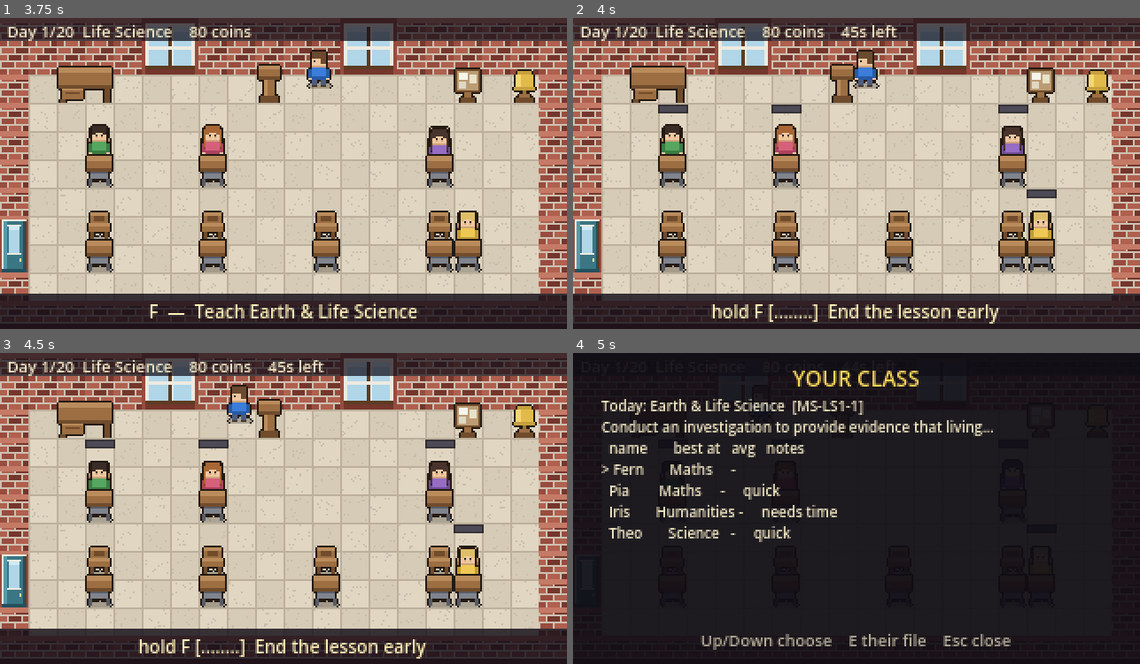
Above: before the commit, frames 1-4 (two rows, left to right).
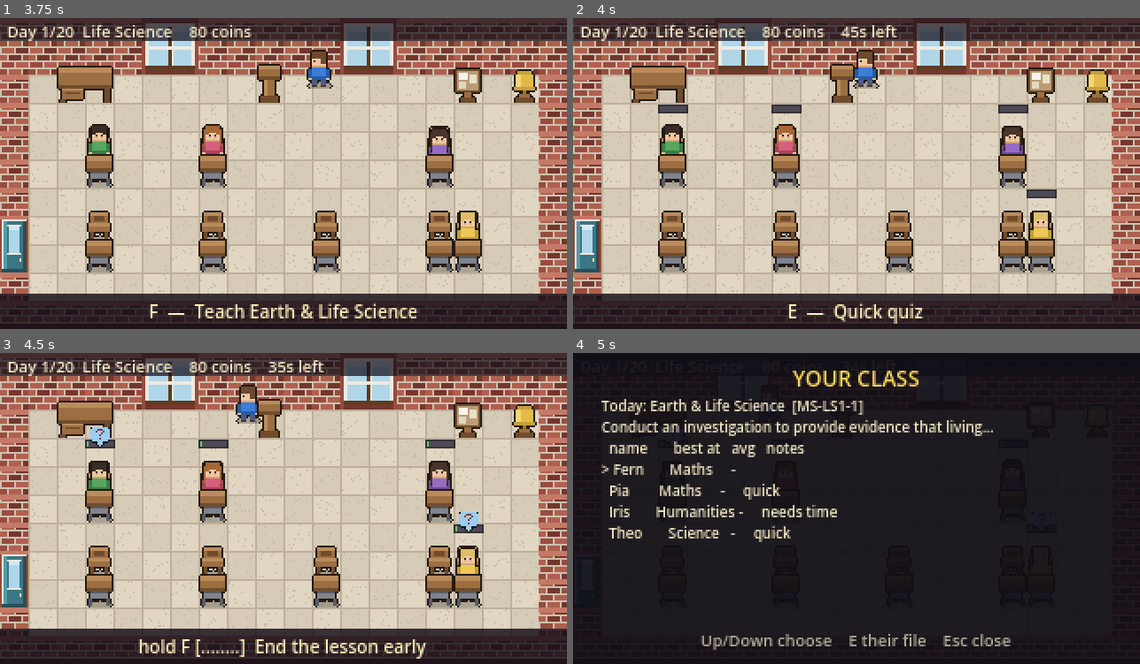
Above: after the commit, the same moments.

Repository: Mbottega16/EduSystem
Game: Godot game, scene res://scenes/ui/title.tscn
Same seed, same stepped clock (60 frames per second), same inputs: the game is played once before the commit and once after it.
Inputs:
- Up to frame 1 (3.75 s): tap Enter at 0.5 s; hold D (move_right) 0.53-1.28 s; tap E (interact) at 0.6, 3.05, 3.6 s; tap Space at 0.77, 1.07, 1.52, 1.82, 2.3, 2.85, 3.02, 3.32 s; tap F (manage) at 0.8, 1.35 s; hold S (move_down) 1.28-2.03 s; tap Shift (sprint) at 1.55 s; hold D (move_right) 2.03-2.78 s; hold Shift (sprint) 2.03-2.78 s; hold W (move_up) 2.78-3.53 s; hold A (move_left) from 3.53 s (still down)
- Up to frame 2 (4 s): keep holding A (move_left); tap Space at 3.77 s; tap F (manage) at 3.8 s
- Up to frame 3 (4.5 s): keep holding A (move_left); tap Space at 4.07 s; tap Escape (cancel) at 4.15 s; tap F (manage) at 4.35 s
- Up to frame 4 (5 s): keep holding A (move_left); tap Space at 4.52, 4.82 s; tap Shift (sprint) at 4.55 s; tap Tab (menu) at 4.9 s

Frame 1 is identical in both runs. In frame 2, 1.2% of the frame differs, in the area x 24-76%, y 91-99%; in frame 3, 0.9%; in frame 4, less than 0.1%.

Commit message:
The quick quiz: find out who is lost while you can still do something
The first of the three assessment instruments, and the only one whose result
you can act on. Homework tells you the same thing tomorrow morning, when it
is too late to matter.

Called from the podium on E, mid-lesson, while the podium's start/end-the-
lesson verb stays on F. A quiz is safe and reversible in a way that ending a
lesson is not, so it belongs on the mashable button -- and the two being
different keys is what makes it safe to hang both off one landmark. They are
never live at the same moment anyway: the podium only offers anything in the
morning or at the end of a lesson, the quiz only during one.

THE TRADE: it costs lesson SECONDS, the one resource a lesson cannot make
more of, and it can be run once per lesson. Without the limit the correct
play would be to quiz on repeat until everyone had been flagged.

It carries NO direct grade weight, deliberately. The three-row balance
contract is measured from simulated play WITHOUT a quiz, so paying grade
here would move the design pillar with nothing announcing it. Verified: the
contract still reads C / C / A. What a quiz buys is information.

A score is rolled against understanding(), which is assembled from what the
game already knew -- aptitude, how far into the work they have actually got,
whether it is their subject, whether they are stuck, and whether you waved
through a homework sheet that was secretly wrong. That last one means a quiz
can catch a bad marking call before it turns into a bad grade. No new hidden
stat was added to make this work.

Falling below the line FLAGS a child, and a flag is actionable rather than
decorative: it unlocks "go over the quiz with them" at their desk, a verb
that does not otherwise exist, and puts a bubble over their head in the
cooler blue that separates it from the amber stuck one. Same shape, because
it is the same instruction -- go to that desk. Going over it twice does
nothing, so it cannot decay into a second, better Help.

Results are sorted worst first. That ordering is the whole screen: it is read
mid-lesson with the clock running, so what is useful is a queue of names to
walk to, not a table of scores.

483 assertions, up from 463.

Co-Authored-By: Claude Opus 5 <noreply@anthropic.com>

Diff:
--- a/data/balance.json
+++ b/data/balance.json
@@ -396,6 +396,16 @@
     "ready_level": 5,
     "hold_grace_levels": 2
   },
+  "quiz": {
+    "_note": "The in-lesson diagnostic. Carries NO direct grade weight on purpose -- the three-row balance contract is measured without one, and a quiz that paid grade would quietly move the pillar. What it buys is information: who is behind, while there is still lesson left to do something about it.",
+    "questions": 4,
+    "seconds_cost": 10.0,
+    "flag_below": 0.5,
+    "retrieval_seconds": 1.5,
+    "resolve_seconds": 6.0,
+    "affinity_bonus": 0.15,
+    "misjudged_penalty": 0.2
+  },
   "graduation": {
     "_note": "What sending a child up is worth. Scaled by readiness, so graduating someone the moment they qualify pays less than seeing them through.",
     "base_coins": 90,
--- a/scripts/actors/student.gd
+++ b/scripts/actors/student.gd
@@ -58,7 +58,12 @@
 	return not _path.is_empty()
 
 
-func set_bubble(on: bool) -> void:
+## `tint` distinguishes WHY the bubble is up: the ordinary amber one means
+## stuck right now, a cooler one means the quiz caught them out. Same shape
+## on purpose — it is the same instruction either way, go to that desk.
+func set_bubble(on: bool, tint: Color = Color.WHITE) -> void:
+	if bubble != null:
+		bubble.modulate = tint
 	if bubble == null or bubble.visible == on:
 		return
 	bubble.visible = on
--- a/scripts/autoload/game.gd
+++ b/scripts/autoload/game.gd
@@ -315,6 +315,42 @@
 	record["coins"] = coins_won
 	record["replaced_by"] = joined.display_name if joined != null else ""
 	return record
+
+
+## Has today's lesson already been interrupted for a quiz? One per lesson:
+## the cost is lesson TIME, and without a limit the right play would be to
+## run it over and over until everybody had been flagged and resolved.
+var quiz_done: bool = false
+
+
+## Sit the whole class down for a quick quiz. Returns a row per student,
+## worst first — the order matters, because the entire point is to tell you
+## who to walk to next.
+func run_quiz() -> Dictionary:
+	Balance.ensure_loaded()
+	var rows: Array = []
+	var total := 0.0
+	var flagged := 0
+	for s: StudentData in roster:
+		if s.seat_index < 0:
+			continue
+		var right := s.take_quiz(rng, lesson_strand())
+		total += s.quiz_score
+		if s.quiz_flagged:
+			flagged += 1
+		rows.append({
+			"student": s, "right": right,
+			"of": Balance.quiz_questions,
+			"score": s.quiz_score, "flagged": s.quiz_flagged,
+		})
+	rows.sort_custom(func(a: Dictionary, b: Dictionary) -> bool:
+		return float(a["score"]) < float(b["score"]))
+	quiz_done = true
+	return {
+		"rows": rows, "flagged": flagged,
+		"average": total / maxf(1.0, float(rows.size())),
+		"subject": subject,
+	}
 
 
 ## Pay for extra help for one child. `kind` is "tuition" or "parents".
--- a/scripts/data/balance.gd
+++ b/scripts/data/balance.gd
@@ -68,6 +68,15 @@
 static var stu_diligence_step: float = 0.02
 static var stu_ready_level: int = 5
 static var stu_hold_grace: int = 2
+
+# --- the in-lesson quiz --------------------------------------------------
+static var quiz_questions: int = 4
+static var quiz_seconds_cost: float = 10.0
+static var quiz_flag_below: float = 0.5
+static var quiz_retrieval_seconds: float = 1.5
+static var quiz_resolve_seconds: float = 6.0
+static var quiz_affinity_bonus: float = 0.15
+static var quiz_misjudged_penalty: float = 0.2
 
 # --- graduation & coaching ----------------------------------------------
 static var grad_base_coins: int = 90
@@ -172,6 +181,15 @@
 	stu_ready_level = int(st.get("ready_level", stu_ready_level))
 	stu_hold_grace = int(st.get("hold_grace_levels", stu_hold_grace))
 
+	var qz: Dictionary = d.get("quiz", {})
+	quiz_questions = int(qz.get("questions", quiz_questions))
+	quiz_seconds_cost = float(qz.get("seconds_cost", quiz_seconds_cost))
+	quiz_flag_below = float(qz.get("flag_below", quiz_flag_below))
+	quiz_retrieval_seconds = float(qz.get("retrieval_seconds", quiz_retrieval_seconds))
+	quiz_resolve_seconds = float(qz.get("resolve_seconds", quiz_resolve_seconds))
+	quiz_affinity_bonus = float(qz.get("affinity_bonus", quiz_affinity_bonus))
+	quiz_misjudged_penalty = float(qz.get("misjudged_penalty", quiz_misjudged_penalty))
+
 	var gr: Dictionary = d.get("graduation", {})
 	grad_base_coins = int(gr.get("base_coins", grad_base_coins))
 	grad_coins_per_level = int(gr.get("coins_per_extra_level", grad_coins_per_level))
--- a/scripts/data/student_data.gd
+++ b/scripts/data/student_data.gd
@@ -32,6 +32,14 @@
 var work_timer: float = 0.0        ## seconds of UNSTUCK work still needed
 var confusion: float = 0.0
 var helps_received: int = 0        ## for the report; not a grade input
+
+## What they scored on today's quiz, 0..1, or -1 if none was set. Unlike
+## aptitude this is something the PLAYER is allowed to see -- that is the
+## entire point of running one.
+var quiz_score: float = -1.0
+## They came out below the line and nobody has been over it with them yet.
+## Actionable: it unlocks a verb at their desk that is not otherwise there.
+var quiz_flagged: bool = false
 
 # --- homework, persists across days -----------------------------------
 var hw_state: int = HW.NONE
@@ -98,7 +106,63 @@
 	work_timer = 0.0
 	confusion = 0.0
 	helps_received = 0
+	quiz_score = -1.0
+	quiz_flagged = false
 	_since_stall = 0.0
+
+
+# ---------------------------------------------------------------- quiz
+
+## How well they understand TODAY'S lesson, right now. Built from what the
+## game already knows rather than from a new hidden stat: their aptitude,
+## how far into the work they have actually got, whether this is their
+## subject, and whether you waved through a homework sheet that was secretly
+## wrong. That last one is what makes a quiz able to catch a bad marking
+## call before it becomes a bad grade.
+func understanding(strand: String) -> float:
+	Balance.ensure_loaded()
+	var u := aptitude * 0.65 + work_fraction() * 0.35
+	if favourite != "" and favourite == strand:
+		u += Balance.quiz_affinity_bonus
+	if misjudged:
+		u -= Balance.quiz_misjudged_penalty
+	if is_struggling():
+		u -= 0.15
+	return clampf(u, 0.05, 0.98)
+
+
+## Sit today's quiz. Returns the number right; the questions are rolled
+## against understanding(), so the score is a genuine reading of a hidden
+## state rather than a second dice roll with no meaning behind it.
+func take_quiz(rng: RandomNumberGenerator, strand: String) -> int:
+	Balance.ensure_loaded()
+	var u := understanding(strand)
+	var right := 0
+	for i in Balance.quiz_questions:
+		if rng.randf() < u:
+			right += 1
+	quiz_score = float(right) / float(maxi(1, Balance.quiz_questions))
+	quiz_flagged = quiz_score < Balance.quiz_flag_below
+	# Retrieval practice: being asked is itself a small piece of learning,
+	# for everyone, whether or not they got it right.
+	work_timer = maxf(0.0, work_timer - Balance.quiz_retrieval_seconds)
+	return right
+
+
+## Go over the quiz with them. Only worth anything to a child the quiz
+## actually flagged -- which is what stops this being a second, better
+## "help" you would spam at everybody.
+func resolve_quiz() -> bool:
+	Balance.ensure_loaded()
+	if not quiz_flagged:
+		return false
+	quiz_flagged = false
+	confusion = 0.0
+	work_timer = maxf(0.0, work_timer - Balance.quiz_resolve_seconds)
+	helps_received += 1
+	helps_total += 1
+	add_xp(Balance.stu_xp_per_help)
+	return true
 
 
 # ---------------------------------------------------------------- work
--- a/scripts/interact/desk_station.gd
+++ b/scripts/interact/desk_station.gd
@@ -5,14 +5,15 @@
 ##
 ##   1. they're stuck        -> help them
 ##   2. classwork finished   -> collect it
-##   3. homework brought in  -> collect that
+##   3. quiz flagged them    -> go over it with them
+##   4. homework brought in  -> collect that
 ##
 ## Helping outranks collecting deliberately. A stuck student's work timer is
 ## frozen, so if you grab a finished sheet from the next desk instead of
 ## unsticking them, they stay stuck — the priority makes the urgent thing the
 ## default thing.
 
-enum Action { NONE, HELP, COLLECT_WORK, COLLECT_HW }
+enum Action { NONE, HELP, COLLECT_WORK, GO_OVER, COLLECT_HW }
 
 var seat_index: int = -1
 var paper: Sprite2D = null      ## the finished sheet sitting on the desk
@@ -30,6 +31,10 @@
 		return Action.HELP
 	if s.has_work_to_collect():
 		return Action.COLLECT_WORK
+	# Only ever offered because a quiz was run. It is the payoff for having
+	# spent the lesson seconds -- without it the quiz would be a read-out.
+	if s.quiz_flagged:
+		return Action.GO_OVER
 	if s.hw_state == StudentData.HW.DONE:
 		return Action.COLLECT_HW
 	return Action.NONE
@@ -47,6 +52,7 @@
 	match action():
 		Action.HELP: return "Help %s" % who
 		Action.COLLECT_WORK: return "Collect %s's work" % who
+		Action.GO_OVER: return "Go over the quiz with %s" % who
 		Action.COLLECT_HW: return "Take %s's homework" % who
 	return ""
 
@@ -69,6 +75,11 @@
 				if by != null and by.has_method("carry_work"):
 					by.carry_work(1)
 				used.emit(by)
+		Action.GO_OVER:
+			if s.resolve_quiz():
+				Sfx.play("help")
+				_pop("ohhh!", Color(0.6, 0.85, 1.0))
+				used.emit(by)
 		Action.COLLECT_HW:
 			s.hw_state = StudentData.HW.COLLECTED
 			Sfx.play_varied("paper")
--- /dev/null
+++ b/scripts/interact/quiz_caller.gd
@@ -0,0 +1,37 @@
+extends Interactable
+
+## "Right, everyone — quick quiz." Called from the podium, mid-lesson.
+##
+## On USE (E), while the podium's own start/end-the-lesson verb stays on
+## MANAGE (F). A quiz is safe and reversible in a way that ending a lesson
+## emphatically is not, so it belongs on the mashable button — and the two
+## being different keys is what makes it safe to put them on one landmark.
+##
+## THE TRADE, and it is the whole design: a quiz costs LESSON SECONDS, which
+## is the one resource a lesson cannot make more of. What you buy is
+## knowing who is behind while there is still time to walk over and fix it.
+## Homework tells you the same thing tomorrow, when it is too late.
+
+signal quiz_requested()
+
+
+func _init() -> void:
+	super()
+	uses_key = Key.USE
+
+
+func can_interact() -> bool:
+	if Game.phase != Game.Phase.LESSON:
+		return false
+	if Game.quiz_done:
+		return false
+	return not Game.roster.is_empty()
+
+
+func prompt_text() -> String:
+	return "Quick quiz"
+
+
+func interact(by: Node) -> void:
+	quiz_requested.emit()
+	used.emit(by)
--- a/scripts/main.gd
+++ b/scripts/main.gd
@@ -18,6 +18,7 @@
 	world.add_child(placement)
 
 	world.podium.lesson_ended.connect(hud.show_lesson_report)
+	world.quiz_requested.connect(_run_quiz)
 	world.bell.day_ended.connect(hud.show_day_report)
 	world.bell.term_ended.connect(hud.show_exam)
 	world.noticeboard.catalogue_opened.connect(hud.open_catalogue)
@@ -64,6 +65,10 @@
 	placement.begin(id, world.grid, _moving_from)
 
 
+func _run_quiz() -> void:
+	hud.show_quiz_report(world.run_quiz())
+
+
 ## Carrying a desk. Unlike a bought item this is NOT lifted off the grid
 ## first: a desk has a child sitting in it, and taking the seat away while
 ## the ghost is in flight would strand them. Placement treats the desk's own
--- a/scripts/ui/hud.gd
+++ b/scripts/ui/hud.gd
@@ -468,6 +468,31 @@
 		String(result.get("letter", "F"))])
 	body.text = "\n".join(lines)
 	hint.text = "E - close.   That is the term."
+
+
+## The quiz results, straight away, worst first.
+##
+## The ORDER is the whole screen. This is read mid-lesson with the clock
+## running, so the useful thing is not a table of scores — it is a queue of
+## names to walk to, longest way behind at the top.
+func show_quiz_report(result: Dictionary) -> void:
+	_open(Mode.REPORT)
+	title.text = "QUICK QUIZ"
+	var lines: Array[String] = []
+	for r: Dictionary in result.get("rows", []):
+		var s: StudentData = r["student"]
+		lines.append("%-11s %d/%d %s" % [
+			s.first_name(), int(r["right"]), int(r["of"]),
+			"  <- behind" if bool(r["flagged"]) else ""])
+	lines.append("")
+	var n: int = int(result.get("flagged", 0))
+	if n == 0:
+		lines.append("Nobody is lost. Carry on.")
+	else:
+		lines.append("%d %s behind. Go over it at their desk." % [
+			n, "is" if n == 1 else "are"])
+	body.text = "\n".join(lines)
+	hint.text = "E - back to the lesson"
 
 
 func show_lesson_report(results: Array) -> void:
--- a/scripts/world/classroom.gd
+++ b/scripts/world/classroom.gd
@@ -21,6 +21,11 @@
 signal item_move_requested(id: String, tile: Vector2i)
 signal desk_move_requested(seat_index: int)
 signal desks_changed()
+signal quiz_requested()
+
+## The bubble over a child the quiz caught out — cooler than the amber
+## "stuck" one, because it is a different kind of problem.
+const QUIZ_BUBBLE_TINT := Color(0.62, 0.82, 1.0)
 
 var grid := Grid.new()
 var player: Actor = null
@@ -53,6 +58,9 @@
 	stations = RoomBuilder.build_desks(self, grid)
 	_connect_desk_movers()
 	podium = RoomBuilder.build_podium(self, grid)
+	for q in get_tree().get_nodes_in_group("quiz_caller"):
+		if q is Interactable and not q.quiz_requested.is_connected(_on_quiz_requested):
+			q.quiz_requested.connect(_on_quiz_requested)
 	teacher_desk = RoomBuilder.build_teacher_desk(self, grid)
 	bell = RoomBuilder.build_bell(self, grid)
 	noticeboard = RoomBuilder.build_noticeboard(self, grid)
@@ -120,8 +128,14 @@
 ## the data, whoever moved it.
 func _refresh_bubbles() -> void:
 	for n: Actor in students:
-		if n.data != null:
-			n.set_bubble(n.seated and n.data.is_struggling())
+		if n.data == null:
+			continue
+		# Stuck outranks quiz-flagged: a frozen work timer is the more urgent
+		# of the two, and it is what the amber bubble has always meant.
+		var stuck: bool = n.seated and n.data.is_struggling()
+		var flagged: bool = n.seated and n.data.quiz_flagged
+		n.set_bubble(stuck or flagged,
+			Color.WHITE if stuck else QUIZ_BUBBLE_TINT)
 	for st: Interactable in stations:
 		var s := Game.student_in_seat(st.seat_index)
 		st.show_paper(s != null and s.has_work_to_collect())
@@ -163,6 +177,7 @@
 func start_lesson() -> int:
 	Balance.ensure_loaded()
 	Game.set_phase(Game.Phase.LESSON)
+	Game.quiz_done = false        # one quiz per lesson, so a new one re-arms it
 	lesson_left = Game.lesson_length()
 	var n := 0
 	for s: StudentData in Game.roster:
@@ -170,6 +185,22 @@
 		if node != null and node.seated and s.assign_work():
 			n += 1
 	return n
+
+
+## Podium, mid-lesson. Stops the class, asks everyone a few questions, and
+## charges the time to the lesson clock — which is the cost that makes it a
+## decision rather than something you always do.
+##
+## The clock is never taken below zero: a quiz called with eight seconds
+## left should end the lesson, not owe time to the next one.
+func run_quiz() -> Dictionary:
+	Balance.ensure_loaded()
+	var result := Game.run_quiz()
+	lesson_left = maxf(0.0, lesson_left - Balance.quiz_seconds_cost)
+	_refresh_bubbles()
+	if lesson_left <= 0.0:
+		lesson_timed_out.emit()
+	return result
 
 
 ## Podium, during a lesson. Grades everyone on what actually happened, then
@@ -253,6 +284,10 @@
 	desk_move_requested.emit(seat_index)
 
 
+func _on_quiz_requested() -> void:
+	quiz_requested.emit()
+
+
 ## Bought furniture is rebuilt from data, so its interactables are new
 ## objects each time and have to be reconnected.
 func _connect_placed() -> void:
--- a/scripts/world/room_builder.gd
+++ b/scripts/world/room_builder.gd
@@ -20,6 +20,7 @@
 const DESK_STATION_SCRIPT := preload("res://scripts/interact/desk_station.gd")
 const DESK_MOVER_SCRIPT := preload("res://scripts/interact/desk_mover.gd")
 const PODIUM_SCRIPT := preload("res://scripts/interact/podium.gd")
+const QUIZ_CALLER_SCRIPT := preload("res://scripts/interact/quiz_caller.gd")
 const MARKING_DESK_SCRIPT := preload("res://scripts/interact/marking_desk.gd")
 const BELL_SCRIPT := preload("res://scripts/interact/bell.gd")
 const BOARD_SCRIPT := preload("res://scripts/interact/noticeboard.gd")
@@ -138,6 +139,16 @@
 	var it := Interactable.new()
 	it.set_script(PODIUM_SCRIPT)
 	body.add_child(it)
+
+	# The same lectern, on the other button: E calls a quiz while F starts
+	# and ends the lesson. They are never both live -- the podium only offers
+	# anything in MORNING or at the END of a lesson, and the quiz only
+	# DURING one -- so the picker is never asked to choose between them.
+	var quiz := Interactable.new()
+	quiz.set_script(QUIZ_CALLER_SCRIPT)
+	quiz.add_to_group("quiz_caller")
+	body.add_child(quiz)
+
 	grid.set_cell(Layout.PODIUM, Grid.Cell.BLOCKED)
 	return it
 
--- a/tests/run.gd
+++ b/tests/run.gd
@@ -118,6 +118,7 @@
 	test_curator()
 	test_cheats()
 	await test_moving_desks()
+	await test_quiz()
 	await test_overlays()
 	await test_marking()
 	await test_shop()
@@ -1251,6 +1252,127 @@
 	await step(2)
 
 
+func test_quiz() -> void:
+	section("THE QUICK QUIZ")
+	Balance.ensure_loaded()
+	Game.new_run(SEED)
+	await step(2)
+	world.start_lesson()
+	await step(4)
+
+	chk("a fresh lesson has not had its quiz yet", not Game.quiz_done)
+	chk("nobody has a score before one is set", (func() -> bool:
+		for s: StudentData in Game.roster:
+			if s.quiz_score >= 0.0:
+				return false
+		return true).call())
+
+	var time_before: float = world.lesson_left
+	var result: Dictionary = world.run_quiz()
+
+	chk("the quiz costs lesson time, which is what makes it a decision",
+		world.lesson_left < time_before,
+		"%.1f -> %.1f" % [time_before, world.lesson_left])
+	chk("and it costs what the table says it costs",
+		is_equal_approx(time_before - world.lesson_left, Balance.quiz_seconds_cost))
+	chk("it cannot be run twice in one lesson", Game.quiz_done)
+
+	chk("everyone sat it", result["rows"].size() == Game.roster.size())
+	chk("every score is a real fraction of the questions asked",
+		(func() -> bool:
+			for r: Dictionary in result["rows"]:
+				if int(r["right"]) < 0 or int(r["right"]) > Balance.quiz_questions:
+					return false
+				if not is_equal_approx(float(r["score"]),
+						float(r["right"]) / float(Balance.quiz_questions)):
+					return false
+			return true).call())
+
+	# The order IS the screen: this is read with the clock running, so it has
+	# to be a queue of who to walk to, not a table to study.
+	chk("the results are worst first", (func() -> bool:
+		var last := -1.0
+		for r: Dictionary in result["rows"]:
+			if last >= 0.0 and float(r["score"]) < last:
+				return false
+			last = float(r["score"])
+		return true).call())
+
+	chk("whoever fell below the line is flagged", (func() -> bool:
+		for r: Dictionary in result["rows"]:
+			var want: bool = float(r["score"]) < Balance.quiz_flag_below
+			if bool(r["flagged"]) != want:
+				return false
+		return true).call())
+
+	# --- what the flag is FOR ---
+	var flagged: StudentData = null
+	for s: StudentData in Game.roster:
+		if s.quiz_flagged:
+			flagged = s
+			break
+	if flagged != null:
+		var st: Interactable = world.station(flagged.seat_index)
+		chk("a flagged child offers a verb their desk did not have before",
+			st != null and st.action() == st.Action.GO_OVER, st.action())
+		chk("and the prompt says what it is",
+			st.prompt_text().contains("Go over"), st.prompt_text())
+		var work_before: float = flagged.work_timer
+		chk("going over it works", flagged.resolve_quiz())
+		chk("it clears the flag", not flagged.quiz_flagged)
+		chk("and it genuinely moves their work along",
+			flagged.work_timer < work_before,
+			"%.1f -> %.1f" % [work_before, flagged.work_timer])
+		chk("going over it twice does nothing -- it is not a second Help",
+			not flagged.resolve_quiz())
+	else:
+		chk("SKIPPED: this seed flagged nobody", true)
+
+	# The quiz must never be a way to score points directly; the three-row
+	# balance contract is measured without one, so any grade weight here
+	# would move the pillar without anything saying so.
+	var s0: StudentData = Game.roster[0]
+	var grade_before := Game.grade_for(s0)
+	s0.quiz_score = 1.0
+	chk("a quiz score is worth no grade by itself",
+		is_equal_approx(Game.grade_for(s0), grade_before))
+
+	# retrieval practice: being asked is itself a small piece of learning
+	Game.new_run(SEED)
+	await step(2)
+	world.start_lesson()
+	await step(4)
+	var s1: StudentData = Game.roster[0]
+	s1.work_timer = Balance.work_seconds
+	s1.take_quiz(Game.rng, Game.lesson_strand())
+	chk("being asked is itself a little bit of learning, for everyone",
+		s1.work_timer < Balance.work_seconds,
+		"%.1f" % s1.work_timer)
+
+	# understanding is built from what the game already knows
+	var a := StudentData.new()
+	a.aptitude = 0.9
+	var b := StudentData.new()
+	b.aptitude = 0.2
+	chk("a stronger child understands more of the lesson",
+		a.understanding("math") > b.understanding("math"))
+	var c := StudentData.new()
+	c.aptitude = 0.5
+	c.favourite = "math"
+	var d := StudentData.new()
+	d.aptitude = 0.5
+	chk("and their own subject helps them",
+		c.understanding("math") > d.understanding("math"))
+	var e := StudentData.new()
+	e.aptitude = 0.5
+	e.misjudged = true
+	chk("a sheet you waved through shows up here, before it becomes a grade",
+		e.understanding("math") < d.understanding("math"))
+
+	world.end_lesson()
+	await step(2)
+
+
 func test_overlays() -> void:
 	section("OVERLAYS")
 	var hud := _hud()
